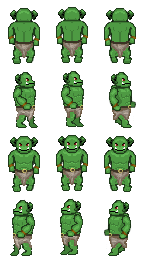
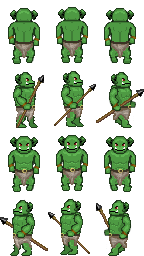
Comparing the layer stacks of the two (144, 256) images. Changes:
added layer "Spear_front" above "RedEyes" over box(16, 75, 144, 128)
added layer "Spear_rear" above "Head_front2" over box(0, 203, 109, 254)
